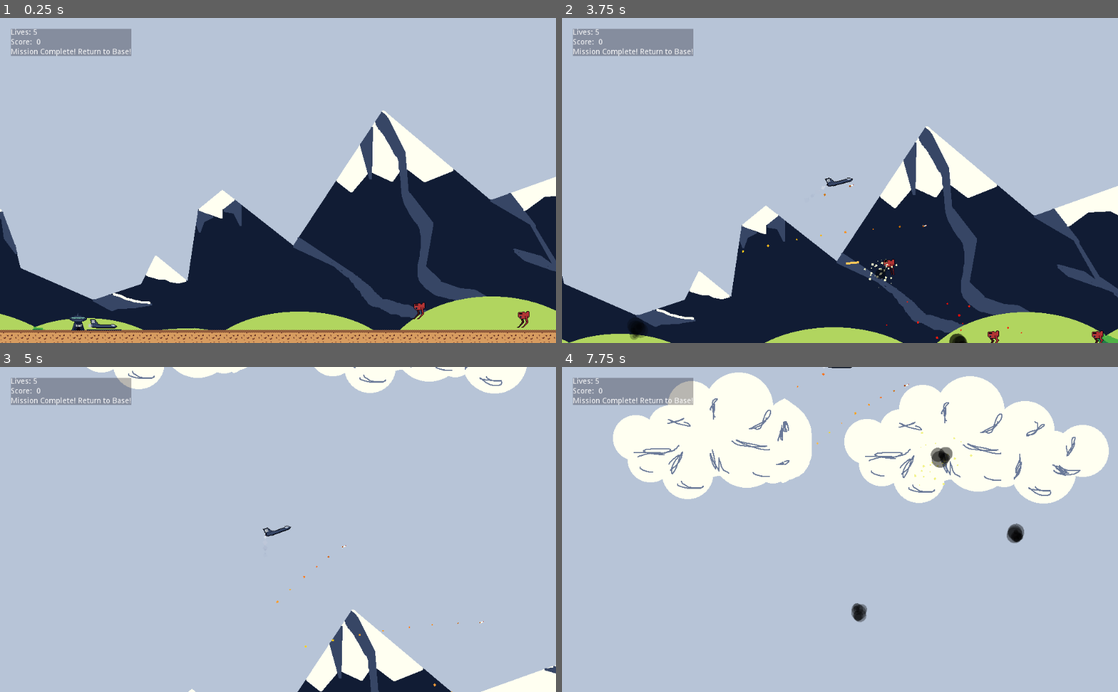
Above: before the commit, frames 1-4 (two rows, left to right).
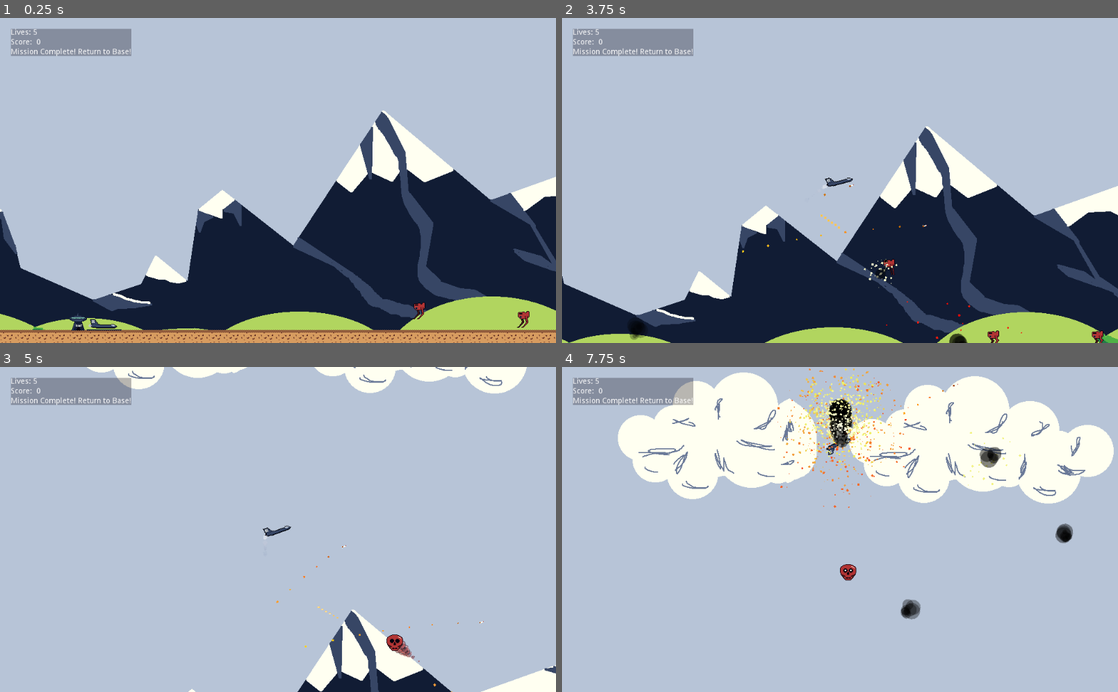
Above: after the commit, the same moments.

Repository: timbo-nz/jj2035
Game: Godot game, scene res://scenes/levels/Level3.tscn
Same seed, same stepped clock (60 frames per second), same inputs: the game is played once before the commit and once after it. This scene is started directly instead of the project's main scene.
Inputs (mouse positions are in pixels of both pictures, inside the frame that each line leads up to):
- Up to frame 1 (0.25 s): no input
- Up to frame 2 (3.75 s): move the mouse to (962, 164) at 0.52 s; hold D (right) 0.53-2.03 s; tap Space (shoot) every 0.75 s from 0.6 to 3.6 s; tap W (up) at 0.77, 1.52, 3.02 s; move the mouse to (728, 196) at 1.27 s; move the mouse to (895, 109) at 2.02 s; hold A (left) 2.03-2.78 s; move the mouse to (812, 245) at 2.77 s; hold D (right) from 2.78 s (still down); move the mouse to (1006, 229) at 3.52 s
- Up to frame 3 (5 s): tap W (up) at 3.77, 4.52 s; move the mouse to (111, 480) at 4.27 s; release D (right) at 4.28 s; hold A (left) from 4.28 s (still down); tap Space (shoot) at 4.35 s
- Up to frame 4 (7.75 s): move the mouse to (867, 529) at 5.02 s; release A (left) at 5.03 s; hold D (right) 5.03-5.78 s; tap Space (shoot) every 0.75 s from 5.1 to 7.35 s; move the mouse to (756, 448) at 5.77 s; hold A (left) 5.78-7.28 s; tap W (up) at 6.02, 6.77, 7.52 s; move the mouse to (962, 513) at 6.52 s; move the mouse to (728, 545) at 7.27 s; hold D (right) from 7.28 s (still down)

The runs differ from the first frame. In frame 1, less than 0.1% of the frame differs, in the area x 15-17%, y 94-96%; in frame 2, less than 0.1%; in frame 3, 0.2%; in frame 4, 6.6%, in the area x 9-100%, y 0-79%.

Commit message:
add red skull enemy type, change walkers to aim at player

Diff:
--- a/scenes/GameController.tscn
+++ b/scenes/GameController.tscn
@@ -2,6 +2,5 @@
 
 [ext_resource path="res://scripts/GameController.gd" type="Script" id=1]
 
-
 [node name="GameController" type="Node"]
 script = ExtResource( 1 )
--- /dev/null
+++ b/scenes/enemies/RedSkull.gd
@@ -0,0 +1,81 @@
+extends KinematicBody2D
+
+# Declare member variables here. Examples:
+# var a = 2
+# var b = "text"
+onready var gunPos = $Mouth
+onready var sprite = $Sprite
+# Called when the node enters the scene tree for the first time.
+
+var STATE
+
+var STATE_ALIVE = "STATE_ALIVE"
+var STATE_DEAD = "STATE_DEAD"
+
+var ALERTED = false
+
+var dying = false
+
+var shoot_time = 0
+export (int) var SPEED
+export (int) var HP
+
+func _ready():
+	STATE = STATE_ALIVE
+	$Movement.play()
+
+# Called every frame. 'delta' is the elapsed time since the previous frame.
+func _process(delta):
+	var playerPos = get_parent().get_node("Player").global_position
+
+	if self.global_position.distance_to(playerPos) < 800:
+		ALERTED = true
+
+	if STATE == STATE_ALIVE && !ALERTED:
+		var motion = Vector2(-1, 0) * SPEED * delta
+		position += motion
+
+	if STATE == STATE_ALIVE && ALERTED:
+		var direction = (playerPos - position).normalized()
+
+		if self.global_position.distance_to(playerPos) > 300:
+			var motion = direction * SPEED * delta
+			position += motion
+
+		if gunPos.global_position.distance_to(playerPos) < 500:
+			shoot_time += 10
+			if shoot_time > 400:
+				_shoot(playerPos)
+
+	elif STATE == STATE_DEAD:
+		_die()
+		var direction = Vector2(0, 1).normalized()
+		var motion = direction * SPEED * delta
+		position += motion
+
+func _die():
+	sprite.play("dead")
+	if !dying:
+		var explosionParticles = preload("res://scenes/particles/explosion_particles.tscn").instance()
+		explosionParticles.position = self.global_position
+		get_parent().add_child(explosionParticles)
+		dying = true
+
+func hit_by_projectile():
+	HP -= 1
+	if HP == 0:
+		remove_child($Hitbox)
+		STATE = STATE_DEAD
+
+func _shoot(target):
+	sprite.play("shoot")
+	$Shoot.set_pitch_scale(rand_range(0.8, 1.2))
+	$Shoot.play()
+	var p1 = preload("res://scenes/projectiles/pTracer.tscn").instance()
+	p1.position = gunPos.global_position
+	var shot_velocity = -(self.global_position - target).normalized() * 500
+	p1.linear_velocity = shot_velocity
+	p1.gravity_scale = 0
+	p1.add_collision_exception_with(self)
+	get_parent().add_child(p1)
+	shoot_time = 0
--- /dev/null
+++ b/scenes/enemies/RedSkull.tscn
@@ -0,0 +1,74 @@
+[gd_scene load_steps=14 format=2]
+
+[ext_resource path="res://scenes/enemies/RedSkull.gd" type="Script" id=1]
+[ext_resource path="res://sprites/air_sprites/red_skull/red_skull_0.png" type="Texture" id=2]
+[ext_resource path="res://sprites/air_sprites/red_skull/red_skull_2.png" type="Texture" id=3]
+[ext_resource path="res://sprites/air_sprites/red_skull/red_skull_3.png" type="Texture" id=4]
+[ext_resource path="res://sprites/air_sprites/red_skull/red_skull_6.png" type="Texture" id=5]
+[ext_resource path="res://sprites/air_sprites/red_skull/red_skull_7.png" type="Texture" id=6]
+[ext_resource path="res://sprites/air_sprites/red_skull/red_skull_1.png" type="Texture" id=7]
+[ext_resource path="res://sfx/sci-fi_weapon_blaster_laser_boom_zap_08.wav" type="AudioStream" id=8]
+[ext_resource path="res://sfx/redskull-movement.wav" type="AudioStream" id=9]
+
+[sub_resource type="Curve" id=3]
+_data = [ Vector2( 0, 1 ), 0.0, 0.0, 0, 0, Vector2( 1, 0.00940001 ), 0.0, 0.0, 0, 0 ]
+
+[sub_resource type="CurveTexture" id=4]
+curve = SubResource( 3 )
+
+[sub_resource type="ParticlesMaterial" id=2]
+flag_disable_z = true
+gravity = Vector3( 0, 0, 0 )
+orbit_velocity = 0.0
+orbit_velocity_random = 0.0
+scale = 0.8
+scale_random = 0.5
+scale_curve = SubResource( 4 )
+color = Color( 1, 1, 1, 0.482353 )
+
+[sub_resource type="SpriteFrames" id=1]
+animations = [ {
+"frames": [ ExtResource( 3 ), ExtResource( 4 ), ExtResource( 4 ), ExtResource( 4 ) ],
+"loop": true,
+"name": "idle",
+"speed": 2.0
+}, {
+"frames": [ ExtResource( 2 ), ExtResource( 5 ), ExtResource( 6 ), ExtResource( 4 ), ExtResource( 7 ) ],
+"loop": true,
+"name": "shoot",
+"speed": 12.0
+}, {
+"frames": [ ExtResource( 2 ) ],
+"loop": true,
+"name": "dead",
+"speed": 5.0
+} ]
+
+[node name="RedSkull" type="KinematicBody2D"]
+script = ExtResource( 1 )
+SPEED = 200
+HP = 2
+
+[node name="Particles2D" type="Particles2D" parent="."]
+lifetime = 0.5
+local_coords = false
+process_material = SubResource( 2 )
+texture = ExtResource( 2 )
+
+[node name="Sprite" type="AnimatedSprite" parent="."]
+frames = SubResource( 1 )
+animation = "idle"
+playing = true
+
+[node name="Hitbox" type="CollisionPolygon2D" parent="."]
+polygon = PoolVector2Array( -5, 14, 5, 14, 13, 6, 15, 1, 15, -8, 8, -14, 5, -15, -5, -15, -8, -14, -15, -8, -15, 1, -13, 6 )
+
+[node name="Mouth" type="Position2D" parent="."]
+
+[node name="Shoot" type="AudioStreamPlayer2D" parent="."]
+stream = ExtResource( 8 )
+volume_db = -6.0
+
+[node name="Movement" type="AudioStreamPlayer2D" parent="."]
+stream = ExtResource( 9 )
+volume_db = -6.0
--- a/scenes/levels/Level3.tscn
+++ b/scenes/levels/Level3.tscn
@@ -6,6 +6,7 @@
 [ext_resource path="res://scenes/TileMap.tscn" type="PackedScene" id=4]
 [ext_resource path="res://scenes/Base.tscn" type="PackedScene" id=5]
 [ext_resource path="res://scenes/enemies/eWalker.tscn" type="PackedScene" id=6]
+[ext_resource path="res://scenes/enemies/RedSkull.tscn" type="PackedScene" id=7]
 
 [node name="Level3" type="Node"]
 script = ExtResource( 1 )
@@ -36,5 +37,8 @@
 
 [node name="Walker4" parent="." instance=ExtResource( 6 )]
 position = Vector2( 1536, 1015.6 )
+
+[node name="RedSkull" parent="." instance=ExtResource( 7 )]
+position = Vector2( 1961, 800 )
 [connection signal="timeout" from="spawnTimer" to="." method="_on_spawnTimer_timeout"]
 [connection signal="base_entered" from="Base" to="." method="_on_Base_base_entered"]
--- a/scripts/eWalker.gd
+++ b/scripts/eWalker.gd
@@ -37,7 +37,7 @@
 
 	# shoot at apex of jump
 	if !is_on_floor() && velocity.y < 1 && velocity.y > -1:
-		shoot()
+		shoot(playerPos)
 
 
 
@@ -48,12 +48,13 @@
 	velocity.y = rand_range(-150, -250)
 	$JumpSound.play()
 
-func shoot():
+func shoot(target):
 	var shot = projectile.instance()
 	shot.position = shotPos.global_position #use node for shoot position
 
-	var shotVelX = rand_range(175, 250)
-	shot.linear_velocity = Vector2(self.velocity.x + shotVelX * -sprite.scale.x, self.velocity.y)
+	var shot_velocity = -(self.global_position - target).normalized() * 500
+
+	shot.linear_velocity = shot_velocity
 	shot.add_collision_exception_with(self) # don't want player to collide with bullet
 	get_parent().add_child(shot) #don't want bullet to move with me, so add it as child of parent
 	sprite.play("shoot")
--- a/scripts/pMissile.gd
+++ b/scripts/pMissile.gd
@@ -26,8 +26,6 @@
 	if self.position.x < 0:
 		self.position.x = 6000
 
-#	pass
-
 func _on_fuze_timeout():
 	if STATE != STATE_EXPLODED:
 		_explode()
Not shown: 1 places in scenes/levels/Level3.tscn that only renumber resources
Not shown, added: sfx/redskull-movement.wav.import
Not shown, added: sfx/sci-fi_weapon_blaster_laser_boom_zap_08.wav.import
Binary file added: sprites/air_sprites/red_skull/red_skull_0.png
Not shown, added: sprites/air_sprites/red_skull/red_skull_0.png.import
Binary file added: sprites/air_sprites/red_skull/red_skull_1.png
Not shown, added: sprites/air_sprites/red_skull/red_skull_1.png.import
Binary file added: sprites/air_sprites/red_skull/red_skull_2.png
Not shown, added: sprites/air_sprites/red_skull/red_skull_2.png.import
Binary file added: sprites/air_sprites/red_skull/red_skull_3.png
Not shown, added: sprites/air_sprites/red_skull/red_skull_3.png.import
Binary file added: sprites/air_sprites/red_skull/red_skull_4.png
(and 11 more such lines)
